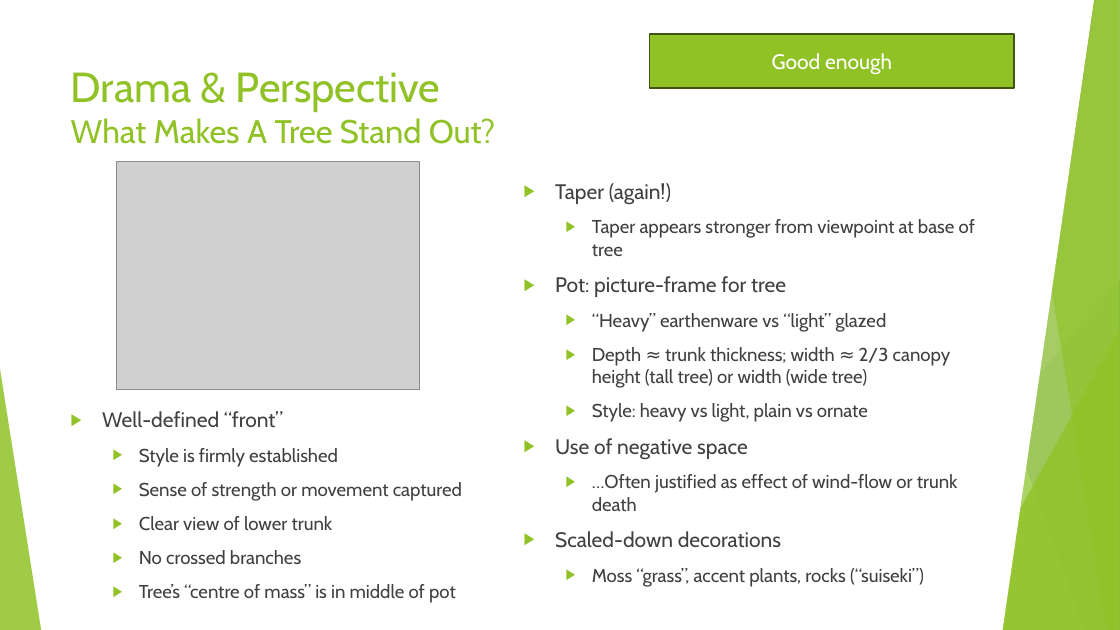
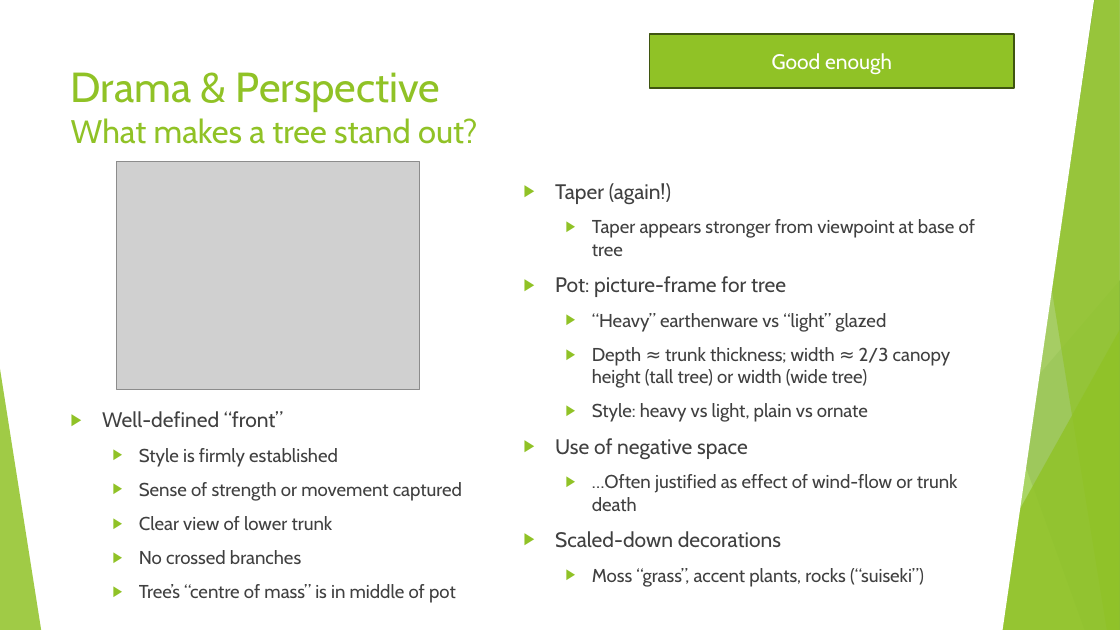
Before and after one commit to AlexLabram/Bonsai, a slide deck: slide 11 of WGCourse/Bonsai On A Budget (running).pptx. Drawn at 1120x630 pixels with LibreOffice and Linux fonts; fonts in the diff are those of the drawing; grey boxes stand for pictures. Boxes give left, top, right and bottom in pixels: in the first picture for what was removed or moved away, otherwise in the second. Text is boxed around its words. In the diff, an @@ line names an element or a change of style, - is before the commit and + after.

Commit message:
Changed slide title bylines to sentence case; looks less awkward Misc fiddles

```diff
--- a/WGCourse/Bonsai On A Budget (running).pptx
+++ b/WGCourse/Bonsai On A Budget (running).pptx
@@ title at [71, 72, 478, 144]: text changed @@
-Drama & Perspective
-What Makes A Tree Stand Out?
+Drama & Perspective
+What makes a tree stand out?
```
Also in this commit, not shown: 9 other slides changed.
